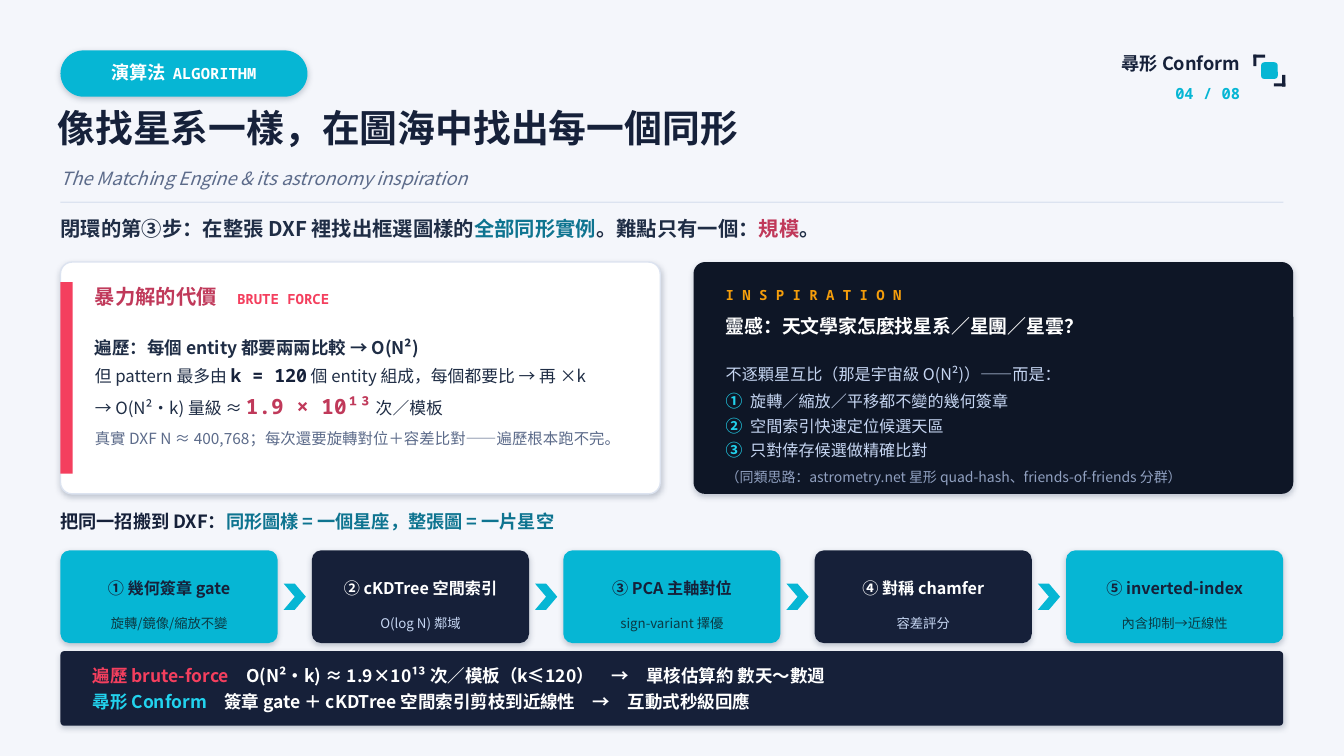
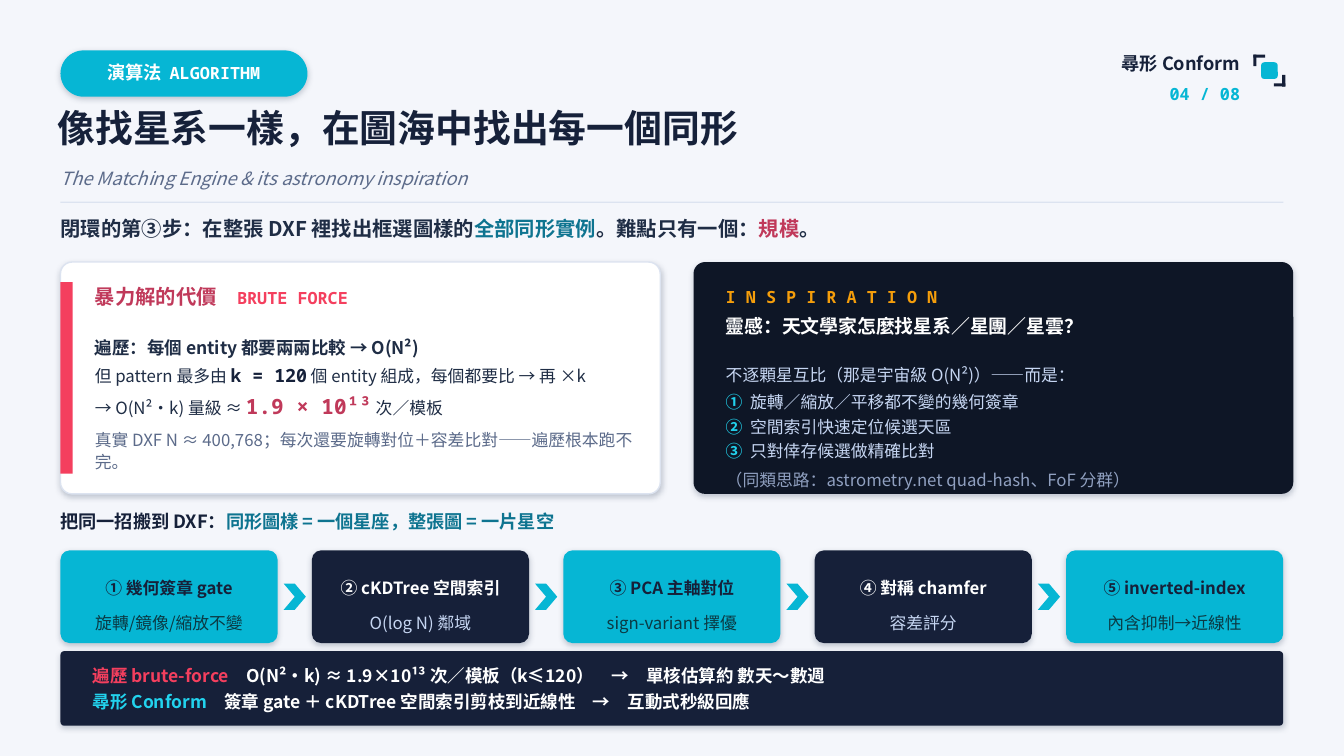
Before and after one commit to yiting-tom/SMDR2, a slide deck: slide 4 of competition/尋形Conform_競賽簡報.pptx. Drawn at 1344x756 pixels with LibreOffice and Linux fonts; fonts in the diff are those of the drawing. Boxes give left, top, right and bottom in pixels: in the first picture for what was removed or moved away, otherwise in the second. Text is boxed around its words. In the diff, an @@ line names an element or a change of style, - is before the commit and + after.

```diff
--- a/competition/尋形Conform_競賽簡報.pptx
+++ b/competition/尋形Conform_競賽簡報.pptx
@@ text "演算法 ALGORITHM" at (108, 63, 261, 81): size 11 to 12 pt in "ALGORITHM" @@
@@ text "04 / 08" at (1170, 88, 1240, 100): size 11 to 12 pt @@
@@ text "暴力解的代價 BRUTE FORCE" at (95, 286, 348, 306): size 10 to 12 pt in "BRUTE FORCE" @@
@@ text "I N S P I ..." at (726, 291, 937, 303): size 10 to 12 pt @@
@@ text at (726, 366, 1075, 459): size 11.5 to 12 pt in "不逐顆星互比（那是宇宙級 O(N²)）——而是：", "旋轉／縮放／平移都不變的幾何簽章", "空間索引快速定位候選天區", "只對倖存候選做精確比對" @@
@@ text at (95, 432, 632, 470): size 11 to 12 pt in "真實 DXF N ≈ 400,768；每次還要旋轉對位＋容差比對——遍歷根本跑不完。" @@
@@ text at (726, 472, 1130, 490): text changed; size 10 to 12 pt @@
-（同類思路：astrometry.net 星形 quad-hash、friends-of-friends 分群）
+（同類思路：astrometry.net quad-hash、FoF 分群）
@@ size 11.5 to 12 pt in 5 elements at (105, 579, 233, 598), (341, 579, 500, 596), (610, 580, 734, 596), (860, 577, 987, 599), (1104, 580, 1246, 596) @@
@@ size 9.5 to 12 pt in 5 elements at (95, 615, 243, 632), (370, 615, 472, 633), (607, 615, 737, 633), (890, 615, 957, 631), (1107, 615, 1241, 631) @@
```
Also in this commit, not shown: 9 other slides changed, 2 other files.
